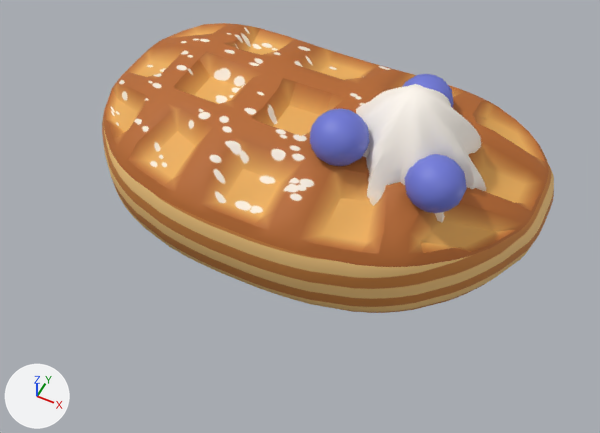
What one commit did to the FBX model RobloxDesserts/Croffle/Croffle.fbx.
Rendered twice from a camera (50 mm lens) standing at (0.75, -1.502, 1.819) and looking at (0.08, -0.162, 0.144). Arrows for +X, +Y and +Z are at lower left; the lights stay in place. The older version comes first. Where no turn or scale is listed for an object, it has been applied to the vertices.

In view in the first picture: 'Croffle'.
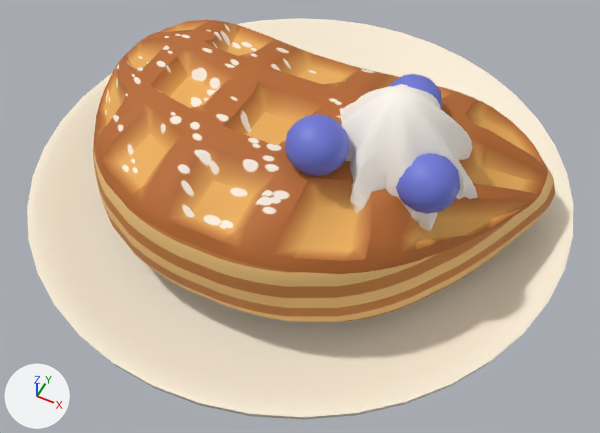
The change, as a list of edits to the scene's bpy script:
```text
Add img_plate_color_png:
    img_plate_color_png = load_image('Plate_Color.png', '_unpacked/Plate_Color.png', 4, 4, 'sRGB')
Add mat_plate:
    mat_plate = principled_material('Plate')
    mat_plate.texture = img_plate_color_png
Change me_croffle:
    used by ob_croffle; location = (0.0, 0.0, 0.0)
    remove me_croffle.from_pydata(...)  # 1725 vertices, 1759 faces; spans x -0.675..0.675, y -0.401..0.401, z 0.0..0.53
    add me_croffle.from_pydata(...)  # 2087 vertices, 2159 faces; spans x -0.765..0.765, y -0.765..0.765, z 0.0..0.61
    me_croffle part 1: the loose piece of 321 vertices spanning x 0.088..0.52, y -0.196..0.236, z 0.28..0.53 is moved by (0.0, -0.109, 0.08)
    me_croffle part 2: the loose piece of 100 vertices spanning x 0.344..0.49, y -0.182..-0.032, z 0.309..0.444 is moved by (0.0, -0.076, 0.074)
    me_croffle part 3: the loose piece of 100 vertices spanning x 0.211..0.357, y 0.103..0.253, z 0.303..0.438 is moved by (0.0, -0.115, 0.081)
    me_croffle part 4: the loose piece of 100 vertices spanning x 0.088..0.234, y -0.181..-0.031, z 0.353..0.488 is moved by (0.0, -0.13, 0.083)
    me_croffle part 5: the loose piece of 1104 vertices spanning x -0.675..0.675, y -0.401..0.401, z 0.0..0.381 is rebuilt with 1104 vertices and now spans x -0.675..0.675, y -0.538..0.297, z 0.083..0.465
    me_croffle part 6: a new loose piece of 362 vertices spanning x -0.765..0.765, y -0.765..0.765, z 0.0..0.12, in mat_plate (picture img_plate_color_png)
    add me_croffle.materials.append(mat_plate)  # picture img_plate_color_png
```

Changed parts and their boxes [x1, y1, x2, y2] in the pictures (600 x 433 px; the box of a moved part takes in the faces that stretch with it):
'Croffle', reshaped (21% wider, 38% taller)
    before: [102, 23, 554, 313]
    after: [27, 18, 573, 420]
part 1 of me_croffle, moved or reshaped
    before: [356, 84, 486, 222]
    after: [340, 84, 478, 231]
part 2 of me_croffle, moved or reshaped
    before: [405, 154, 467, 213]
    after: [396, 153, 460, 214]
part 3 of me_croffle, moved or reshaped
    before: [402, 74, 454, 107]
    after: [389, 74, 443, 110]
part 4 of me_croffle, moved or reshaped
    before: [310, 108, 370, 166]
    after: [285, 114, 349, 176]
part 5 of me_croffle, rebuilt
    before: [102, 23, 554, 313]
    after: [93, 20, 555, 322]
part 6 of me_croffle, added
    after: [27, 18, 573, 420]
